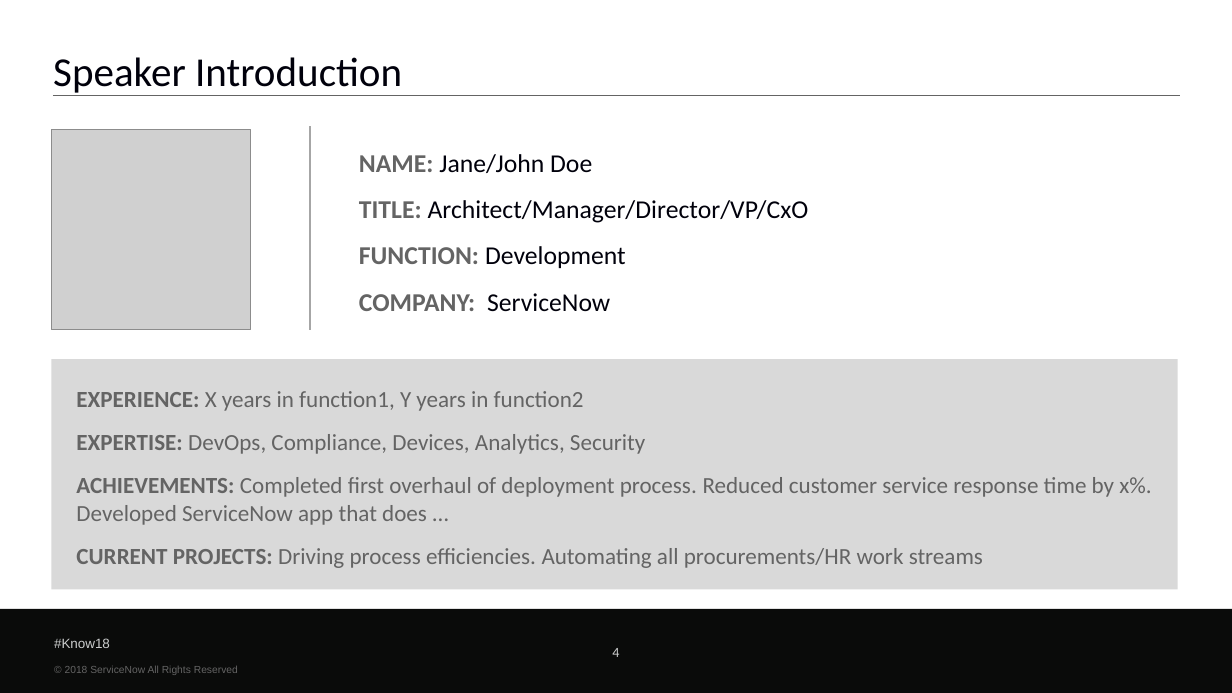
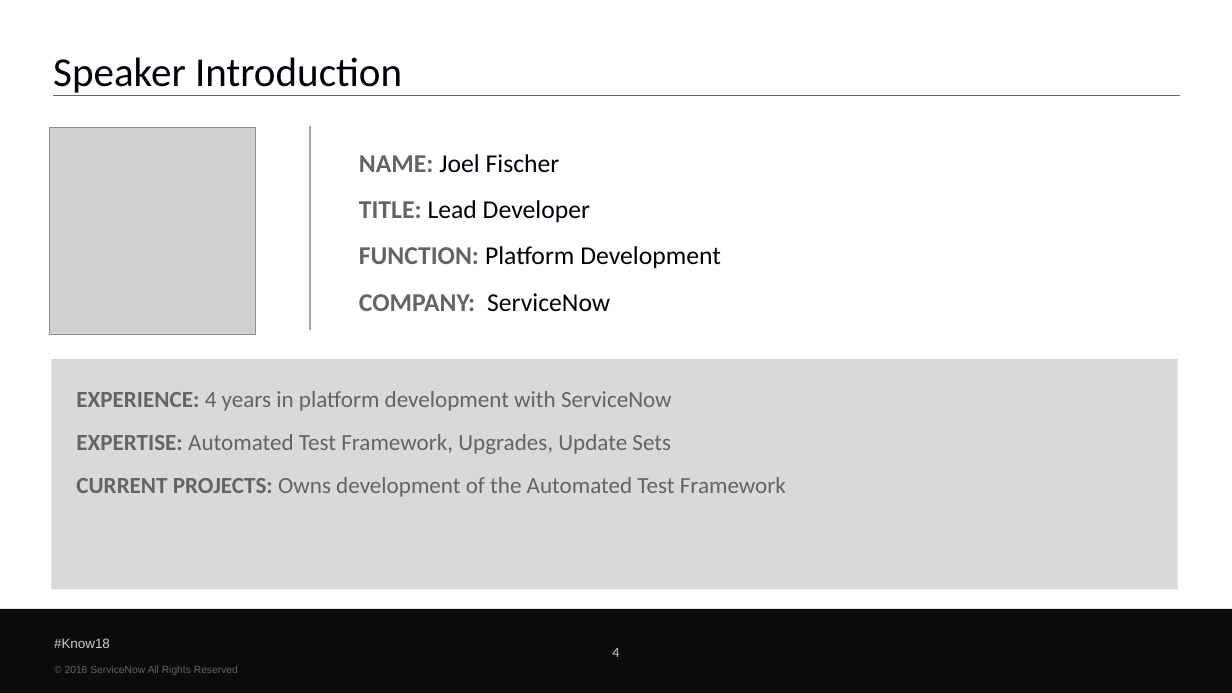
Before and after one commit to bsweets/CustomRobots, a slide deck: slide 4 of CC18 ATF.pptx. Drawn at 1232x693 pixels with LibreOffice and Linux fonts; fonts in the diff are those of the drawing; grey boxes stand for pictures; background and template pictures are left out. Boxes give left, top, right and bottom in pixels: in the first picture for what was removed or moved away, otherwise in the second. Text is boxed around its words. In the diff, an @@ line names an element or a change of style, - is before the commit and + after.

```diff
--- a/CC18 ATF.pptx
+++ b/CC18 ATF.pptx
@@ picture resized from (x1=52, y1=129, x2=251, y2=330) to (x1=49, y1=128, x2=256, y2=335) @@
@@ text at (x1=359, y1=154, x2=721, y2=268): text changed @@
-NAME: Jane/John Doe
-TITLE: Architect/Manager/Director/VP/CxO
-FUNCTION: Development
+NAME: Joel Fischer
+TITLE: Lead Developer
+FUNCTION: Platform Development
@@ text at (x1=76, y1=391, x2=786, y2=497): text changed @@
-EXPERIENCE: X years in function1, Y years in function2
-EXPERTISE: DevOps, Compliance, Devices, Analytics, Security
-ACHIEVEMENTS: Completed first overhaul of deployment process. Reduced customer service response time by x%. Developed ServiceNow app that does …
-CURRENT PROJECTS: Driving process efficiencies. Automating all procurements/HR work streams
+EXPERIENCE: 4 years in platform development with ServiceNow
+EXPERTISE: Automated Test Framework, Upgrades, Update Sets
+CURRENT PROJECTS: Owns development of the Automated Test Framework
```
Also in this commit, not shown: 6 other slides changed, 2 other files.
